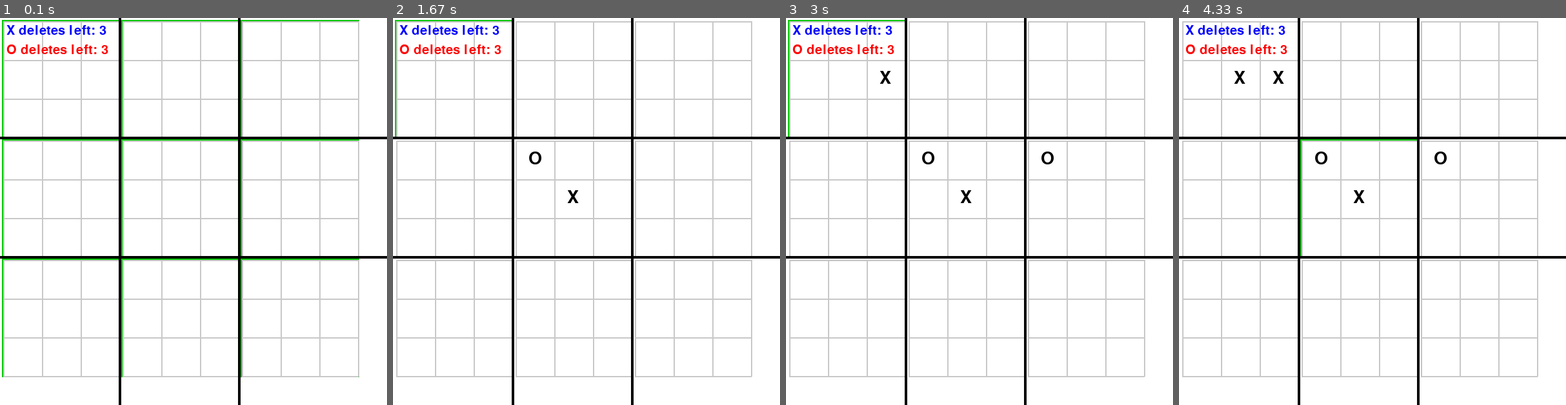
Above: before the commit, frames 1-4 (left to right).
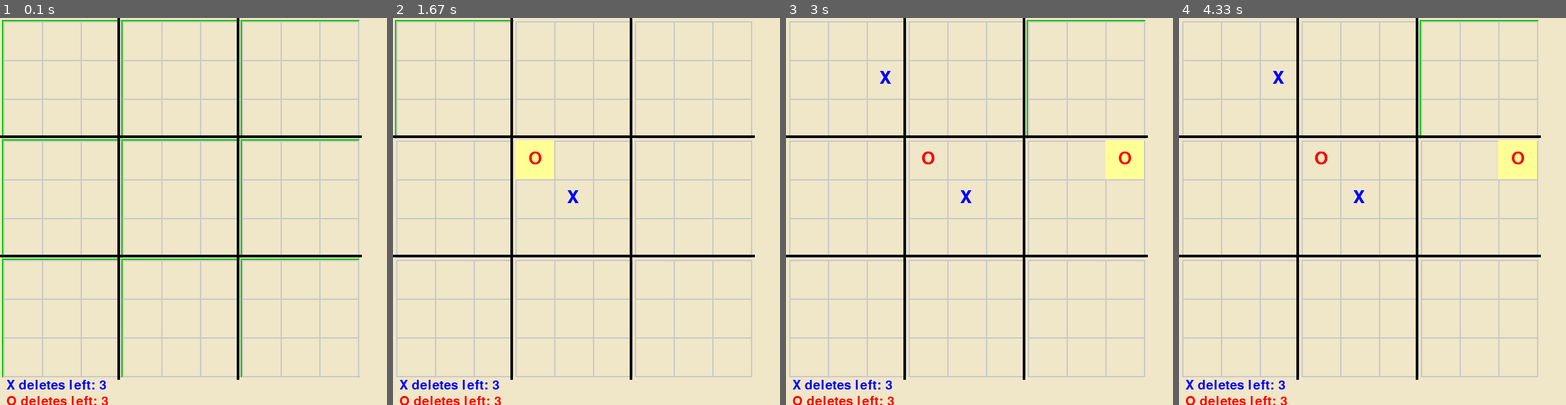
Above: after the commit, the same moments.

Repository: roeerozenstein/RinaProject
Game: pygame game, started from main.py
Two runs of this game, one before a commit and one after it. Both use one fixed random seed, a clock stepped at 60 frames per second and the inputs below.
Inputs (mouse positions are in pixels of both pictures, inside the frame that each line leads up to):
- Up to frame 1 (0.1 s): no input
- Up to frame 2 (1.67 s): click (586, 211) at 0.38 s
- Up to frame 3 (3 s): click (878, 68) at 1.72 s; click (840, 199) at 2.05 s; click (979, 257) at 2.38 s; click (1080, 273) at 2.72 s
- Up to frame 4 (4.33 s): click (1473, 176) at 3.05 s; click (1492, 203) at 3.38 s; click (1453, 141) at 3.72 s; click (1256, 79) at 4.05 s

The runs differ from the first frame. In frame 1, 91% of the frame differs, in the area x 0-100%, y 0-100%; in frame 2, 93%; in frame 3, 93%; in frame 4, 93%.

Commit message:
second update

Diff:
--- a/ai.py
+++ b/ai.py
@@ -7,7 +7,15 @@
         self.opponent = 'X' if symbol == 'O' else 'O'
         self.max_depth = max_depth
 
-    def get_move(self, board):  # board = BigBoard
+    def get_move(self, board, deletes_left=None): #board = big board
+        # אם הלוח הפעיל כבר נגמר – אפשר לשחק בכל לוח
+        if board.active_board:
+            r, c = board.active_board
+            if board.small_boards[r][c].winner is not None:
+                board.active_board = None
+
+        self.deletes_left = deletes_left  # שמירה זמנית
+
         best_score = -math.inf
         best_move = None
 
@@ -20,8 +28,10 @@
                     continue
                 for i in range(3):
                     for j in range(3):
-                        if sb.grid[i][j] == '':
-                            # העתק מצב
+                        cell = sb.grid[i][j]
+
+                        if cell == '':
+                            # מהלך רגיל – הנחת סמל
                             new_board = copy.deepcopy(board)
                             new_board.small_boards[r][c].grid[i][j] = self.symbol
                             new_board.small_boards[r][c].check_winner()
@@ -29,19 +39,41 @@
                             if new_board.small_boards[i][j].winner:
                                 new_board.active_board = None
                             new_board.check_winner()
+                            new_board.deletes_left = copy.deepcopy(board.deletes_left)
 
                             score = self.minimax(new_board, self.max_depth - 1, False, -math.inf, math.inf)
 
                             if score > best_score:
                                 best_score = score
-                                best_move = (r, c, i, j)
+                                best_move = (r, c, i, j, 'place')
+
+                        elif (
+                            cell == self.opponent
+                            and board.deletes_left
+                            and board.deletes_left[self.symbol] > 0
+                        ):
+                            # מהלך מחיקה
+                            new_board = copy.deepcopy(board)
+                            new_board.small_boards[r][c].grid[i][j] = ''
+                            new_board.deletes_left = copy.deepcopy(board.deletes_left)
+                            new_board.deletes_left[self.symbol] -= 1
+                            new_board.small_boards[r][c].check_winner()
+                            new_board.check_winner()
+                            new_board.active_board = None  # אחרי מחיקה – שחרר את הלוח
+
+                            score = self.minimax(new_board, self.max_depth - 1, False, -math.inf, math.inf)
+
+                            if score > best_score:
+                                best_score = score
+                                best_move = (r, c, i, j, 'delete')
 
         return best_move
 
 
     def minimax(self, board, depth, maximizing, alpha, beta):
         if depth == 0 or board.winner:
-            return self.evaluate(board)
+            return self.evaluate(board, getattr(board, 'deletes_left', None))
+
 
         symbol = self.symbol if maximizing else self.opponent
         best_score = -math.inf if maximizing else math.inf
@@ -78,19 +110,100 @@
         return best_score
 
 
-    def evaluate(self, board):
+    def evaluate(self, board, deletes_left=None):
+
         if board.winner == self.symbol:
-            return 1000
+            return 10000
         elif board.winner == self.opponent:
-            return -1000
-
-        score = 0
-
+            return -10000
+
+        score = 0
+
+        # 1. שליטה בלוחות הקטנים
         for r in range(3):
             for c in range(3):
                 sb = board.small_boards[r][c]
                 if sb.winner == self.symbol:
-                    score += 10
+                    score += 300
                 elif sb.winner == self.opponent:
-                    score -= 10
-        return score
+                    score -= 300
+                else:
+                    # 2. התקדמות בלוחות הקטנים
+                    score += self.evaluate_small_board(sb, self.symbol) * 2
+                    score -= self.evaluate_small_board(sb, self.opponent)
+
+        # 3. התקדמות בלוח הגדול (שניים ברצף)
+        score += self.evaluate_big_lines(board, self.symbol)
+        score -= self.evaluate_big_lines(board, self.opponent)
+
+        # 4. שליטה באזורים חשובים
+        score += self.control_key_areas(board, self.symbol)
+        score -= self.control_key_areas(board, self.opponent)
+
+        # 5. יתרון במחיקות שנותרו
+        if deletes_left:
+            my_deletes = deletes_left.get(self.symbol, 0)
+            opp_deletes = deletes_left.get(self.opponent, 0)
+            score += (my_deletes - opp_deletes) * 15
+
+
+        return score
+
+
+    def evaluate_small_board(self, sb, player):
+        grid = sb.grid
+        score = 0
+
+        lines = []
+
+        # שורות וטורים
+        lines.extend(grid)
+        lines.extend([[grid[r][c] for r in range(3)] for c in range(3)])
+
+        # אלכסונים
+        lines.append([grid[i][i] for i in range(3)])
+        lines.append([grid[i][2 - i] for i in range(3)])
+
+        for line in lines:
+            if line.count(player) == 2 and line.count('') == 1:
+                score += 10  # איום קרוב לניצחון
+            elif line.count(player) == 1 and line.count('') == 2:
+                score += 2  # פתיחה טובה
+
+        return score
+
+
+    def evaluate_big_lines(self, board, player):
+        score = 0
+
+        # נייצר "מפת שליטה" של הלוחות
+        control = [[board.small_boards[r][c].winner for c in range(3)] for r in range(3)]
+
+        lines = []
+        lines.extend(control)  # שורות
+        lines.extend([[control[r][c] for r in range(3)] for c in range(3)])  # טורים
+        lines.append([control[i][i] for i in range(3)])  # אלכסון ראשי
+        lines.append([control[i][2 - i] for i in range(3)])  # אלכסון משני
+
+        for line in lines:
+            if line.count(player) == 2 and line.count(None) == 1:
+                score += 100  # איום ניצחון בלוח הגדול
+            elif line.count(player) == 1 and line.count(None) == 2:
+                score += 20
+
+        return score
+
+
+    def control_key_areas(self, board, player):
+        score = 0
+
+        # מרכז הלוח הגדול
+        if board.small_boards[1][1].winner == player:
+            score += 50
+
+        # פינות
+        for (r, c) in [(0, 0), (0, 2), (2, 0), (2, 2)]:
+            if board.small_boards[r][c].winner == player:
+                score += 30
+
+        return score
--- a/board.py
+++ b/board.py
@@ -15,19 +15,32 @@
     def check_winner(self):
         lines = []
 
-        # שורות וטורים
-        lines.extend(self.grid)  # שורות
-        lines.extend([[self.grid[r][c] for r in range(3)] for c in range(3)])  # טורים
-
-        # אלכסונים
+        # שורות, טורים, אלכסונים
+        lines.extend(self.grid)
+        lines.extend([[self.grid[r][c] for r in range(3)] for c in range(3)])
         lines.append([self.grid[i][i] for i in range(3)])
         lines.append([self.grid[i][2 - i] for i in range(3)])
 
         for line in lines:
             if line[0] != '' and all(cell == line[0] for cell in line):
                 self.winner = line[0]
+
+                # מחיקת שאר הסמלים
+                self.grid = [['' for _ in range(3)] for _ in range(3)]
+
                 return self.winner
+
+        #  בדיקת תיקו – אין מנצח ואין תאים ריקים
+        if all(self.grid[r][c] != '' for r in range(3) for c in range(3)):
+            self.winner = 'T'
+
+            #  מחיקת כל הסמלים
+            self.grid = [['' for _ in range(3)] for _ in range(3)]
+
+            return 'T'
+
         return None
+
 
     def draw(self, surface, offset_x, offset_y):
         for i in range(4):
@@ -38,9 +51,42 @@
                              (offset_x + i * CELL_SIZE, offset_y),
                              (offset_x + i * CELL_SIZE, offset_y + 3 * CELL_SIZE), 2)
 
+
+        # הדגשת המהלך האחרון
+        if hasattr(self, 'last_move') and self.last_move:
+            li, lj = self.last_move
+            highlight_rect = pygame.Rect(
+                offset_x + lj * CELL_SIZE,
+                offset_y + li * CELL_SIZE,
+                CELL_SIZE,
+                CELL_SIZE
+            )
+            pygame.draw.rect(surface, (255, 255, 150), highlight_rect)
+
+
+
+        # ציור סמלים רגילים או סמל מנצח
         if self.winner:
-            # ציור סמל גדול במרכז הלוח
-            font = pygame.font.SysFont(None, 90)
+            # הצגת רק סמל מנצח גדול במרכז הלוח
+            big_font = pygame.font.SysFont(None, 90)
+            color = (0, 0, 255) if self.winner == 'X' else (255, 0, 0)
+            text = big_font.render(self.winner, True, color)
+            text_rect = text.get_rect(center=(offset_x + 1.5 * CELL_SIZE, offset_y + 1.5 * CELL_SIZE))
+            surface.blit(text, text_rect)
+        else:
+            # ציור כל הסמלים הרגילים בצבעים לפי סוג
+            font = pygame.font.SysFont(None, 40)
+            for r in range(3):
+                for c in range(3):
+                    symbol = self.grid[r][c]
+                    if symbol != '':
+                        color = (0, 0, 255) if symbol == 'X' else (255, 0, 0)
+                        text = font.render(symbol, True, color)
+                        x = offset_x + c * CELL_SIZE + CELL_SIZE // 3
+                        y = offset_y + r * CELL_SIZE + CELL_SIZE // 4
+                        surface.blit(text, (x, y))
+
+
             text = font.render(self.winner, True, BLACK)
             text_rect = text.get_rect(center=(offset_x + 1.5 * CELL_SIZE, offset_y + 1.5 * CELL_SIZE))
             surface.blit(text, text_rect)
@@ -56,6 +102,17 @@
                     x = offset_x + c * CELL_SIZE + CELL_SIZE // 3
                     y = offset_y + r * CELL_SIZE + CELL_SIZE // 4
                     surface.blit(text, (x, y))
+        if self.winner == 'T':
+            pygame.draw.line(surface, (100, 100, 100),
+                     (offset_x + 10, offset_y + 10),
+                     (offset_x + 3 * CELL_SIZE - 10, offset_y + 3 * CELL_SIZE - 10),
+                     4)
+            pygame.draw.line(surface, (100, 100, 100),
+                            (offset_x + 3 * CELL_SIZE - 10, offset_y + 10),
+                            (offset_x + 10, offset_y + 3 * CELL_SIZE - 10),
+                            4)
+
+
 
     def handle_click(self, pos, offset_x, offset_y, current_player):
         x, y = pos
@@ -96,13 +153,31 @@
                 self.winner = line[0]
                 return self.winner
 
+        # אם כל הלוחות הקטנים סיימו ואין מנצח – תיקו
+        if all(self.small_boards[r][c].winner is not None for r in range(3) for c in range(3)):
+            self.winner = 'T'  # תיקו כללי
+            return 'T'
+
+
         return None
 
     def draw(self, surface):
         for r in range(3):
             for c in range(3):
+
                 offset_x = c * 3 * CELL_SIZE + (c + 1) * PADDING
                 offset_y = r * 3 * CELL_SIZE + (r + 1) * PADDING
+
+                # איפוס הדגשות קודמות
+                self.small_boards[r][c].last_move = None
+
+                # הגדרת משבצת אחרונה להצגה
+                if hasattr(self, 'last_move') and self.last_move:
+                    lr, lc, li, lj = self.last_move
+                    if r == lr and c == lc:
+                        self.small_boards[r][c].last_move = (li, lj)
+
+                self.small_boards[r][c].draw(surface, offset_x, offset_y)
 
                 if self.active_board is None or self.active_board == (r, c):
                     pygame.draw.rect(surface, (0, 200, 0),
@@ -110,13 +185,18 @@
 
                 self.small_boards[r][c].draw(surface, offset_x, offset_y)
 
+        board_size = 3 * 3 * CELL_SIZE + 4 * PADDING  # גודל כולל של הלוח
+
         for i in range(1, 3):
+            # קווים אופקיים
             pygame.draw.line(surface, BLACK,
-                             (0, i * (3 * CELL_SIZE + PADDING)),
-                             (SCREEN_WIDTH, i * (3 * CELL_SIZE + PADDING)), 4)
+                            (0, i * (3 * CELL_SIZE + PADDING) - PADDING // 2),
+                            (board_size, i * (3 * CELL_SIZE + PADDING) - PADDING // 2), 4)
+
+            # קווים אנכיים
             pygame.draw.line(surface, BLACK,
-                             (i * (3 * CELL_SIZE + PADDING), 0),
-                             (i * (3 * CELL_SIZE + PADDING), SCREEN_HEIGHT), 4)
+                            (i * (3 * CELL_SIZE + PADDING) - PADDING // 2, 0),
+                            (i * (3 * CELL_SIZE + PADDING) - PADDING // 2, board_size), 4)
 
 
     def handle_click(self, pos, current_player):
@@ -128,6 +208,10 @@
                 # אם יש לוח פעיל – נוודא שרק בו אפשר לשחק
                 if self.active_board and (r, c) != self.active_board:
                     continue
+
+                if self.small_boards[r][c].winner is not None:
+                    continue  # לא לאפשר לשחק בלוח שכבר נגמר
+
 
                 offset_x = c * 3 * CELL_SIZE + (c + 1) * PADDING
                 offset_y = r * 3 * CELL_SIZE + (r + 1) * PADDING
--- a/main.py
+++ b/main.py
@@ -3,7 +3,7 @@
 from board import BigBoard
 from ai import AIPlayer
 ai = AIPlayer('O', max_depth = 4)
-
+last_move = None  # (r, c, i, j)
 
 
 pygame.init()
@@ -20,7 +20,7 @@
     global current_player
     running = True
     while running:
-        screen.fill((255, 255, 255))
+        screen.fill((240, 230, 200))
 
         for event in pygame.event.get():
             if event.type == pygame.QUIT:
@@ -42,40 +42,61 @@
                             current_player = 'O' if current_player == 'X' else 'X'
 
             elif event.type == pygame.USEREVENT and current_player == 'O_WAITING':
+                big_board.deletes_left = deletes_left
                 move = ai.get_move(big_board)
                 if move:
-                    r, c, i, j = move
+                    r, c, i, j, action = move
                     sb = big_board.small_boards[r][c]
-                    if sb.grid[i][j] == '':
+
+                    if action == 'place' and sb.grid[i][j] == '':
                         sb.grid[i][j] = 'O'
                         sb.check_winner()
                         big_board.check_winner()
-                        big_board.active_board = (i, j)
-                        if big_board.small_boards[i][j].winner:
+                        next_sb = big_board.small_boards[i][j]
+                        if next_sb.winner:
                             big_board.active_board = None
+                        else:
+                            big_board.active_board = (i, j)
                         current_player = 'X'
-                        pygame.time.set_timer(pygame.USEREVENT, 0)  # בטל את הטיימר
+                        last_move = (r, c, i, j)
+                        big_board.last_move = last_move
 
+                    elif action == 'delete' and sb.grid[i][j] == 'X' and deletes_left['O'] > 0:
+                        sb.grid[i][j] = ''
+                        sb.check_winner()
+                        big_board.check_winner()
+                        deletes_left['O'] -= 1
+                        big_board.active_board = None
+                        current_player = 'X'
+                        last_move = (r, c, i, j)
+                        big_board.last_move = last_move
+
+                # הפעלת תור הסוכן (עם דיליי של 300ms)
         if current_player == 'O' and not big_board.winner:
-            pygame.time.set_timer(pygame.USEREVENT, 300)  # הפעל אירוע מותאם אישית לאחר 300ms
-            current_player = 'O_WAITING'  # מצב ביניים: מחכים לסוכן
-
-
+            pygame.time.set_timer(pygame.USEREVENT, 300)
+            current_player = 'O_WAITING'
 
         big_board.draw(screen)
 
         font = pygame.font.SysFont(None, 30)
         text_x = font.render(f"X deletes left: {deletes_left['X']}", True, (0, 0, 255))
         text_o = font.render(f"O deletes left: {deletes_left['O']}", True, (255, 0, 0))
-        screen.blit(text_x, (10, 10))
-        screen.blit(text_o, (10, 40))
+        screen.blit(text_x, (10, SCREEN_HEIGHT - 40))
+        screen.blit(text_o, (10, SCREEN_HEIGHT -15))
 
 
         if big_board.winner:
             font = pygame.font.SysFont(None, 60)
+            if big_board.winner == 'T':
+                text = font.render("It's a Tie", True, (200, 200, 200))
+                text_rect = text.get_rect(center=(SCREEN_WIDTH // 2, SCREEN_HEIGHT // 2))
             text = font.render(f"{big_board.winner} wins!", True, (255, 0, 0))
             text_rect = text.get_rect(center=(SCREEN_WIDTH // 2, SCREEN_HEIGHT // 2))
             screen.blit(text, text_rect)
+        if big_board.winner == 'T':
+            text = font.render("It's a tie!", True, (0, 0, 0))
+        else:
+            text = font.render(f"{big_board.winner} wins!", True, (100, 100, 50))
 
         pygame.display.flip()
         clock.tick(FPS)
